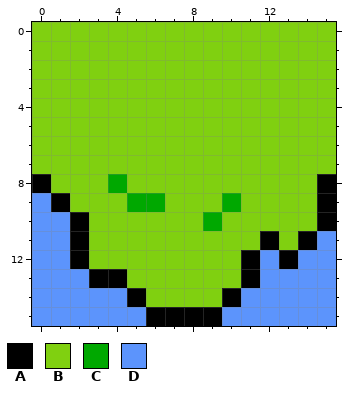
Pixel-art sprite: sprites/sprite_192_192.png. That is the earlier state.
The file is 16x16 pixels.
Palette (. is transparent): A #000000  B #80d010  C #00a800  D #5c94fc
Pixels before, first column x 0:
 0 BBBBBBBBBBBBBBBB
 1 BBBBBBBBBBBBBBBB
 2 BBBBBBBBBBBBBBBB
 3 BBBBBBBBBBBBBBBB
 4 BBBBBBBBBBBBBBBB
 5 BBBBBBBBBBBBBBBB
 6 BBBBBBBBBBBBBBBB
 7 BBBBBBBBBBBBBBBB
 8 ABBBCBBBBBBBBBBA
 9 DABBBCCBBBCBBBBA
10 DDABBBBBBCBBBBBA
11 DDABBBBBBBBBABAD
12 DDABBBBBBBBADADD
13 DDDAABBBBBBADDDD
14 DDDDDABBBBADDDDD
15 DDDDDDAAAADDDDDD
New version:
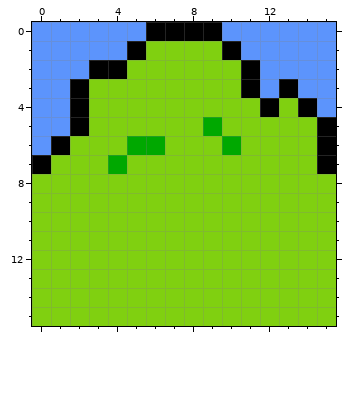
Diff:
Changed rows in their new state; - is an unchanged pixel.
first column x 0:
 0 DDDDDDAAAADDDDDD
 1 DDDDDA----ADDDDD
 2 DDDAA------ADDDD
 3 DDA--------ADADD
 4 DDA---------A-AD
 5 DDA------C-----A
 6 DA---CC---C----A
 7 A---C----------A
 8 B---B----------B
 9 BB---BB---B----B
10 BBB------B-----B
11 BBB---------B-BB
12 BBB--------BBBBB
13 BBBBB------BBBBB
14 BBBBBB----BBBBBB
15 BBBBBBBBBBBBBBBB
